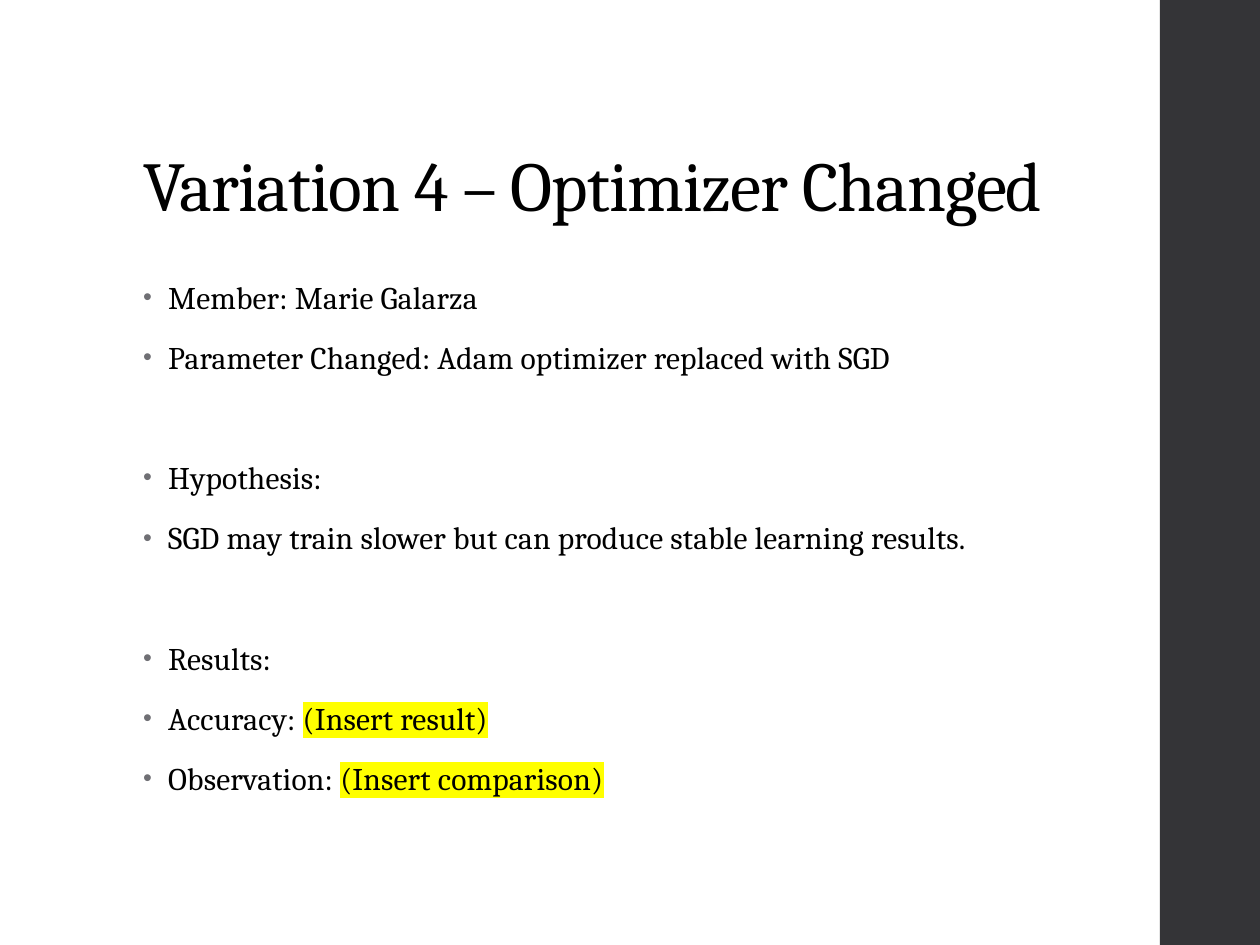
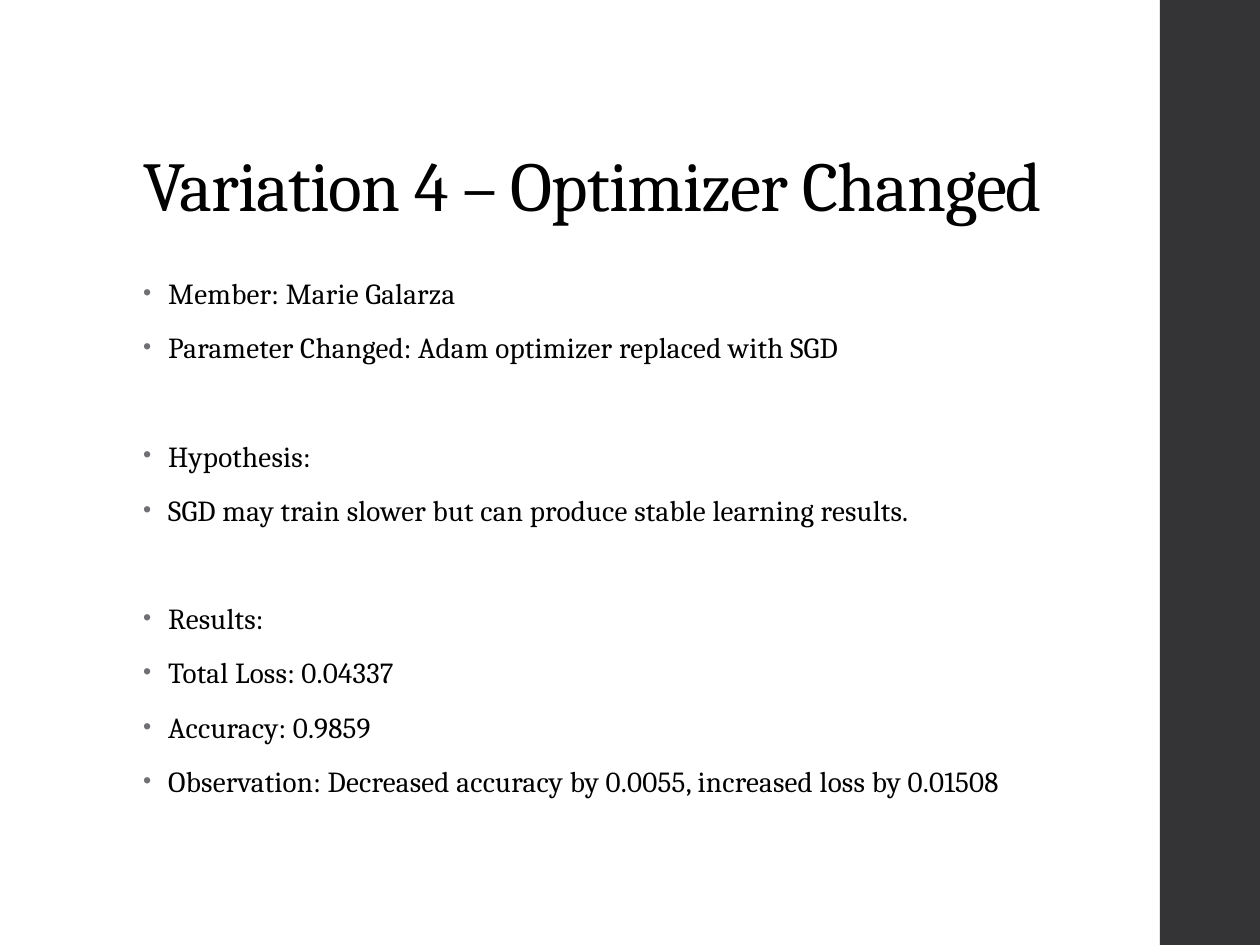
Before and after one commit to jamieridenour-rgb/IN501_Unit9, a slide deck: slide 6 of IN501_Ridenour_Kresser_Meadows_Mpianin_Galarza_Unit9_Assignment.pptx. Drawn at 1260x945 pixels with LibreOffice and Linux fonts; fonts in the diff are those of the drawing. Boxes give left, top, right and bottom in pixels: in the first picture for what was removed or moved away, otherwise in the second. Text is boxed around its words. In the diff, an @@ line names an element or a change of style, - is before the commit and + after.

```diff
--- a/IN501_Ridenour_Kresser_Meadows_Mpianin_Galarza_Unit9_Assignment.pptx
+++ b/IN501_Ridenour_Kresser_Meadows_Mpianin_Galarza_Unit9_Assignment.pptx
@@ text at (168, 283, 908, 630): size 18 to 16.6 pt in "Member: Marie Galarza", "Parameter Changed: Adam optimizer replaced with SGD", "Hypothesis:", "SGD may train slower but can produce ..." and 1 more places; line spacing 0.85 to 0.75 @@
@@ text at (168, 663, 999, 799): text changed; size 18 to 16.6 pt @@
-• Accuracy: (Insert result)
-• Observation: (Insert comparison)
+• Total Loss: 0.04337
+• Accuracy: 0.9859
+• Observation: Decreased accuracy by 0.0055, increased loss by 0.01508
```
Also in this commit, not shown: 5 other slides changed, 6 other files.
